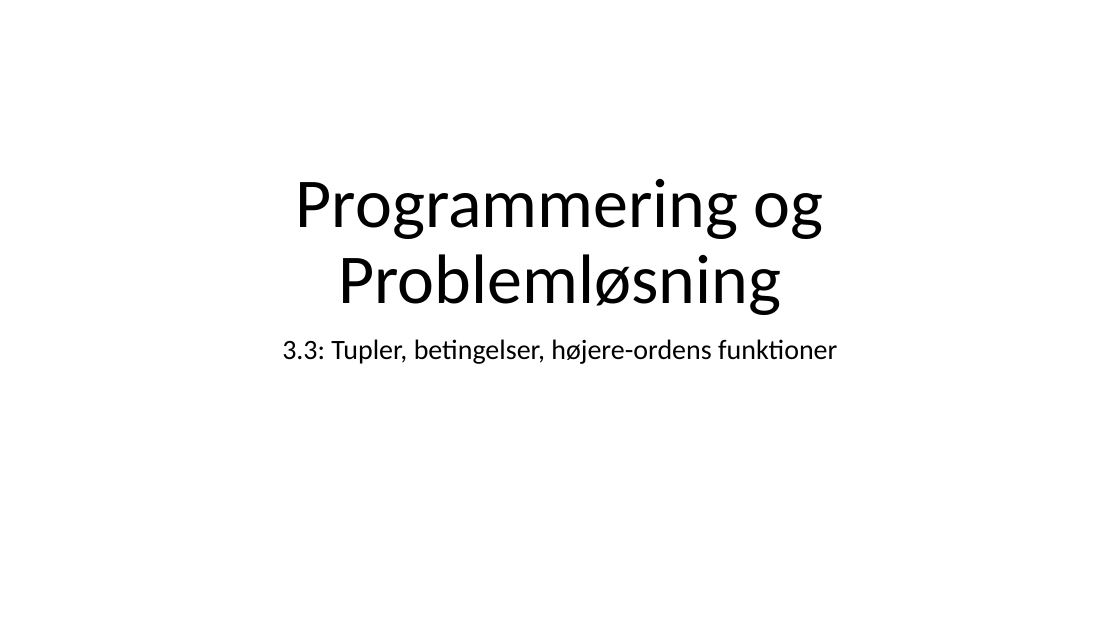
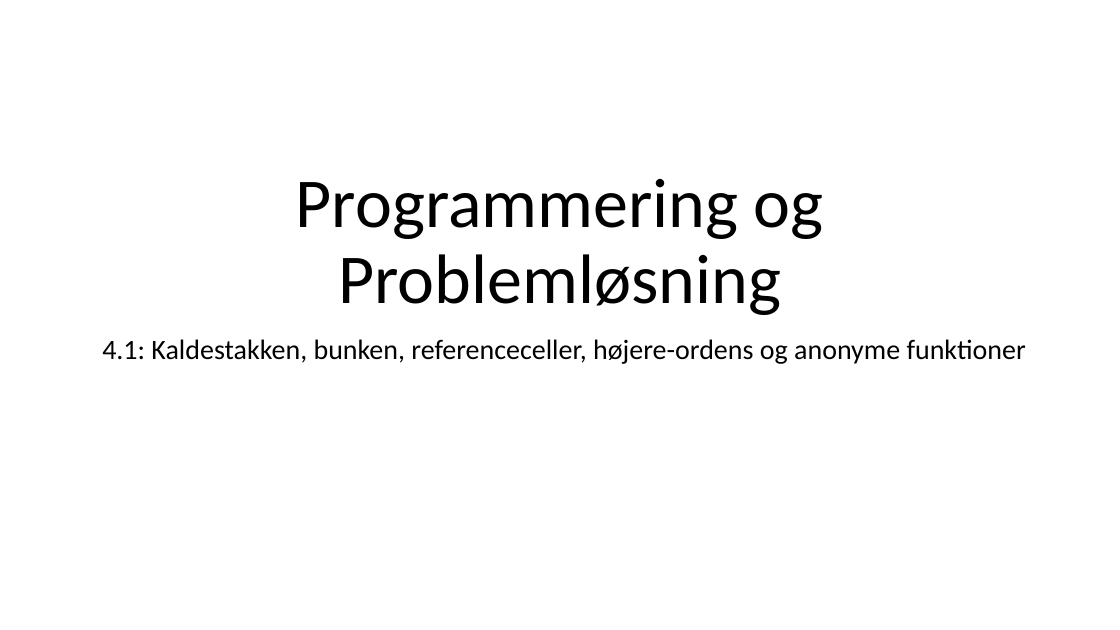
Before and after one commit to fisterloegsovs/pop22, a slide deck: slide 1 of lectures/4.1StackHeapRefsHigherOrderFcts/lecture.pptx. Drawn at 1120x630 pixels with LibreOffice and Linux fonts; fonts in the diff are those of the drawing. Boxes give left, top, right and bottom in pixels: in the first picture for what was removed or moved away, otherwise in the second. Text is boxed around its words. In the diff, an @@ line names an element or a change of style, - is before the commit and + after.

```diff
--- a/lectures/4.1StackHeapRefsHigherOrderFcts/lecture.pptx
+++ b/lectures/4.1StackHeapRefsHigherOrderFcts/lecture.pptx
@@ subtitle at box(102, 339, 1026, 364): text changed @@
-3.3: Tupler, betingelser, højere-ordens funktioner
+4.1: Kaldestakken, bunken, referenceceller, højere-ordens og anonyme funktioner
```
Also in this commit, not shown: 2 other slides changed, 3 slides added, 1 slide removed, 1 other file.
